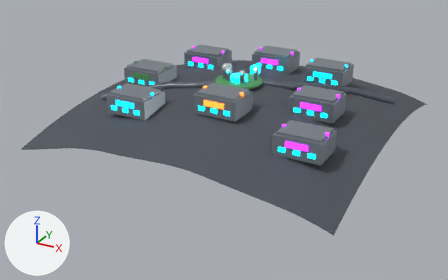
A saved change to the glTF model apps/desktop/public/lunar-city/lunar-city-baseline.glb.
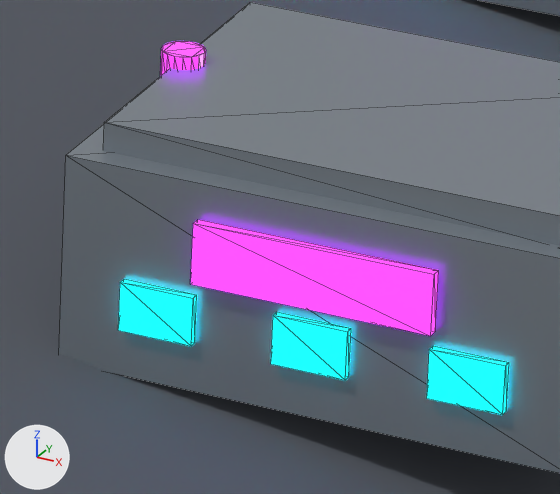
The first picture shows the older version from a 50 mm camera at (36.7, -71.9, 26.6) aimed at (-1.0, -3.4, -7.7). The close-ups show the older and then the newer version on the part from 59% to 71% of the width and 43% to 60% of the height of that picture. Only the edits that show in the close-ups are written down. Lighting does not change. The marker at lower left points along +X, +Y and +Z. The close-ups show mesh edges as thin lines. Where no turn or scale is listed for an object, it has been applied to the vertices.

Before the edit, the objects in view are built like this:
```python
me_cube_050 = bpy.data.meshes.new('Cube.050')
me_cube_050.from_pydata(...)  # a box spanning x -1.35..1.35, y -0.06..0.06, z -0.35..0.35
me_cube_050.materials.append(mat_violet_identity)  # purple #a03fce, glowing purple #bc2cff
me_cube_053 = bpy.data.meshes.new('Cube.053')
me_cube_053.from_pydata(...)  # a box spanning x -0.42..0.42, y -0.05..0.05, z -0.28..0.28
me_cube_053.materials.append(mat_cyan_emissive_glass)  # cyan #277689, glowing cyan #00e7ff
me_cylinder_012 = bpy.data.meshes.new('Cylinder.012')
me_cylinder_012.from_pydata(...)  # a 16-sided cylinder along z spanning x -0.24..0.24, y -0.24..0.24, z -0.175..0.175
me_cylinder_012.materials.append(mat_violet_identity)  # purple #a03fce, glowing purple #bc2cff
ob_review_office_sign = bpy.data.objects.new('review-office_sign', me_cube_050)
ob_review_office_sign.location = (14.0, -14.34, -1.08)
ob_review_office_vent__2_55 = bpy.data.objects.new('review-office_vent_-2.55', me_cylinder_012)
ob_review_office_vent__2_55.location = (11.45, -12.0, -0.03)
ob_review_office_window_1_75 = bpy.data.objects.new('review-office_window_1.75', me_cube_053)
ob_review_office_window_1_75.location = (15.75, -14.31, -1.88)
# also in view: 'terrain-colony-basin' at (0.0, 0.0, -3.4); 'review-office_shell' at (14.0, -12.0, -1.5); 'review-office_window_0' at (14.0, -14.3, -1.9); 'review-office_window_-1.75' at (12.2, -14.3, -1.9); 'review-office_roof' at (14.0, -12.0, -0.2)
```
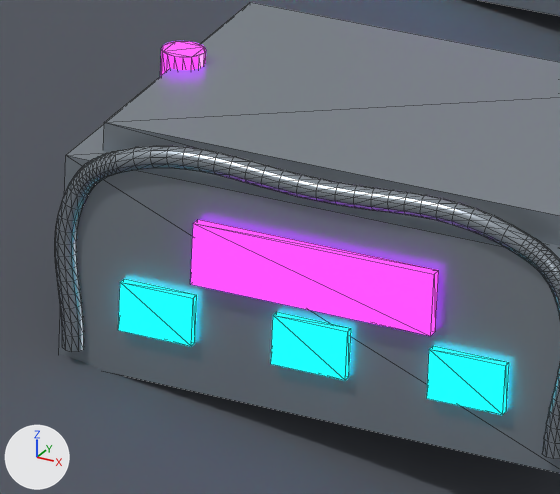
What differs and where, as boxes [x1, y1, x2, y2] in the close-ups (560 x 494 px):
'review-office_arched_entry_frame', added: after [55, 146, 560, 459]

Edits to the bpy script that builds the scene:
```text
Add me_review_office_arched_entry_frame:
    me_review_office_arched_entry_frame.from_pydata(...)  # 730 vertices, 1440 faces; spans x 11.03..16.97, y -14.39..-14.17, z -2.51..0.07
    me_review_office_arched_entry_frame.materials.append(mat_colony_shell)  # grey #9099a2
Add ob_review_office_arched_entry_frame:
    ob_review_office_arched_entry_frame = bpy.data.objects.new('review-office_arched_entry_frame', me_review_office_arched_entry_frame)
    ob_review_office_arched_entry_frame.location = (0.0, 0.0, 0.0)
```
